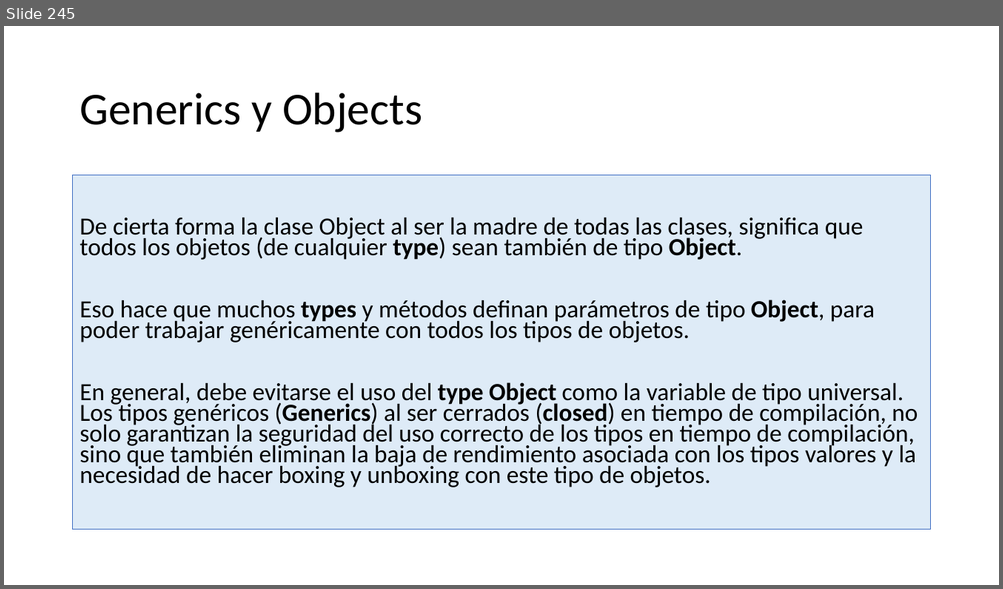
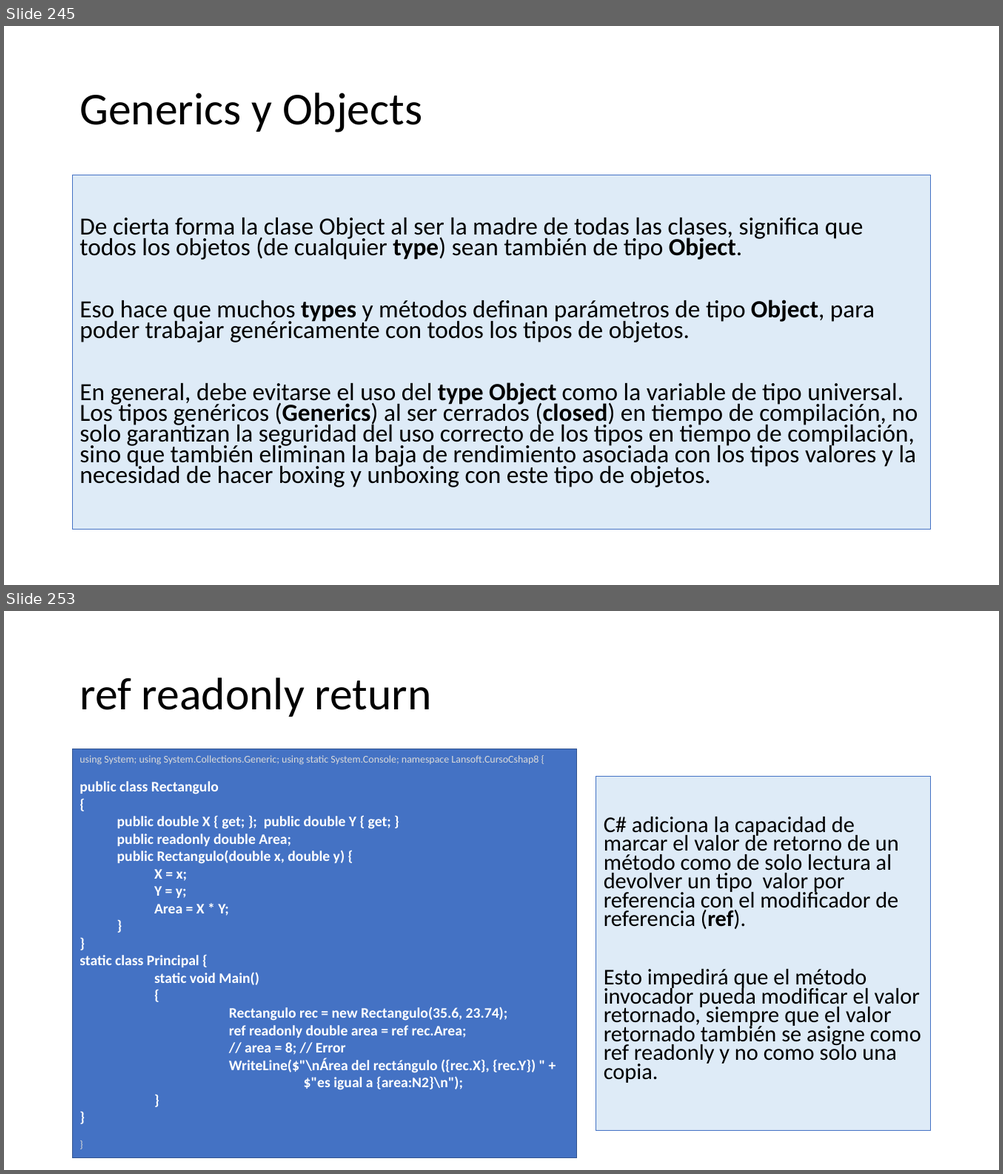
Before and after one commit to AlbertOsinaga/CursoCSharp__8, a slide deck: CSharpQuickReferencia.pptx. Shown one above the other, each under a label of ours: slide 245 before the commit, slides 245 and 253 after it; the slides between them are not shown. The pictures are 1003x589 and 1003x1174 pixels, drawn with LibreOffice and Linux fonts; fonts in the diff are those of the drawing. Boxes give left, top, right and bottom in pixels: in the first picture for what was removed or moved away, otherwise in the second. Text is boxed around its words. In the diff, an @@ line names an element or a change of style, - is before the commit and + after.

```diff
--- a/CSharpQuickReferencia.pptx
+++ b/CSharpQuickReferencia.pptx
@@ slide 253 added at (x1=4, y1=611, x2=999, y2=1170), background #FFFFFF @@
@@ title added at (x1=79, y1=678, x2=432, y2=717), 44 pt, text #000000 @@
+ref readonly return
@@ rectangle added at (x1=73, y1=749, x2=577, y2=1159), fill #4472C4, outline #325491 1 pt, 14 pt, text #FFFFFF, bold @@
+using System; using System.Collections.Generic; using static System.Console; namespace Lansoft.CursoCshap8 {
+public class Rectangulo
+{
+  public double X { get; }; public double Y { get; }
+  public readonly double Area;
+  public Rectangulo(double x, double y) {
+    X = x;
+    Y = y;
+    Area = X * Y;
+  }
+}
+static class Principal {
+static void Main()
+{
+Rectangulo rec = new Rectangulo(35.6, 23.74);
+ref readonly double area = ref rec.Area;
+// area = 8; // Error
+WriteLine($"\nÁrea del rectángulo ({rec.X}, {rec.Y}) " +
+$"es igual a {area:N2}\n");
+}
+}
+}
@@ text added at (x1=596, y1=776, x2=930, y2=1131), fill #DEEBF7, outline #4472C4 0.75 pt, 21.7 pt, text #000000 @@
+C# adiciona la capacidad de marcar el valor de retorno de un método como de solo lectura al devolver un tipo valor por referencia con el modificador de referencia (ref).
+Esto impedirá que el método invocador pueda modificar el valor retornado, siempre que el valor retornado también se asigne como ref readonly y no como solo una copia.
```
Also in this commit, not shown: 9 other slides added.
